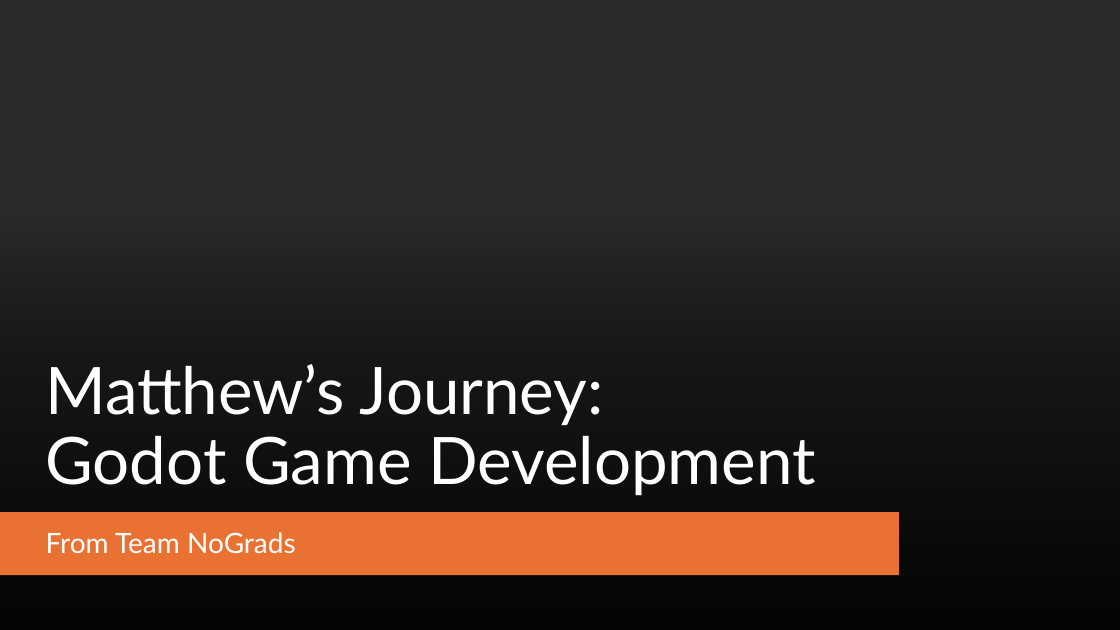
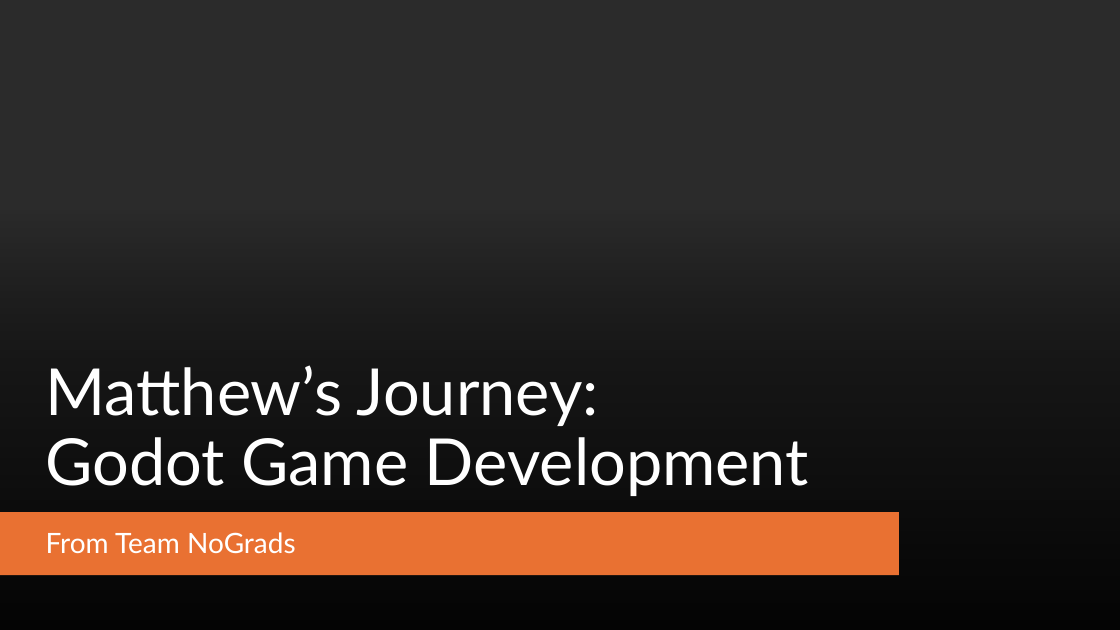
Before and after one commit to WSU-cshimizu/ceg4110-group-project-no-grads, a slide deck: slide 1 of presentation materials/PresentationPowerpoint.pptx. Drawn at 1120x630 pixels with LibreOffice and Linux fonts; fonts in the diff are those of the drawing; background and template pictures are left out; a plain dark background stands for a picture behind light text. Boxes give left, top, right and bottom in pixels: in the first picture for what was removed or moved away, otherwise in the second. Text is boxed around its words. In the diff, an @@ line names an element or a change of style, - is before the commit and + after.

```diff
--- a/presentation materials/PresentationPowerpoint.pptx
+++ b/presentation materials/PresentationPowerpoint.pptx
@@ title "Matthew’s Journey: Godot Game Development" at (46,365,809,496): size 56.1 to 55.6 pt @@
```
Also in this commit, not shown: 2 other slides changed, 2 slides added.
